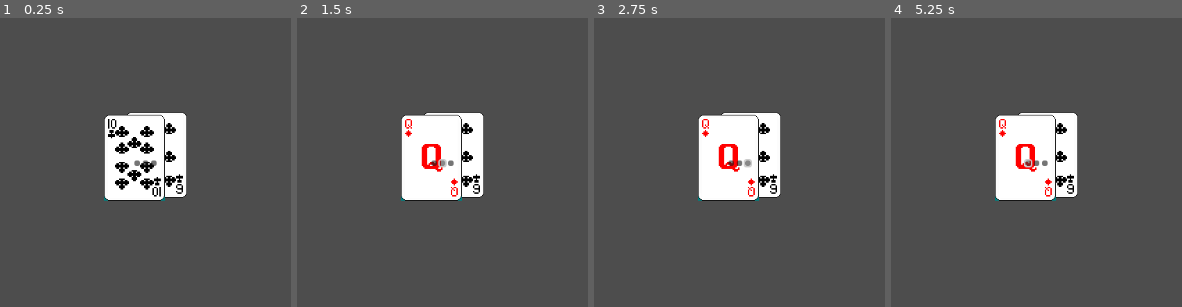
Above: before the commit, frames 1-4 (left to right).
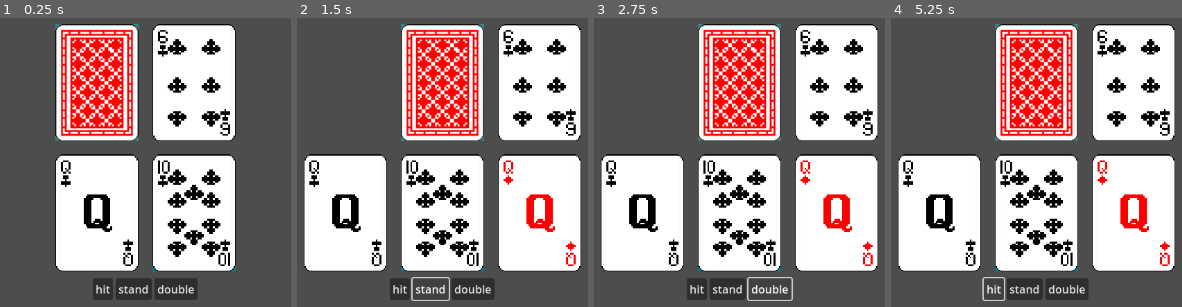
Above: after the commit, the same moments.

Repository: mehrad1w3/casino-clicker
Game: Godot game, scene res://scene/blackjack.tscn
The game is run twice, just before and just after one commit, with the same random seed, the same clock (stepped at 60 frames per second) and the same inputs. Before the commit the project starts from res://scene/main.tscn.
Inputs (mouse positions are in pixels of both pictures, inside the frame that each line leads up to; where the layout moved, square brackets give the same spot in the first picture):
- Up to frame 1 (0.25 s): no input
- Up to frame 2 (1.5 s): click (398, 289) [433, 162] at 0.5 s; click (430, 289) [442, 162] at 1.25 s
- Up to frame 3 (2.75 s): click (768, 289) [748, 162] at 2 s
- Up to frame 4 (5.25 s): click (992, 289) [1027, 162] at 2.75 s; click (1024, 289) [1036, 162] at 3.5 s; click (1065, 289) [1045, 162] at 4.25 s; click (992, 289) [1027, 162] at 5 s

The runs differ from the first frame. In frame 1, 48% of the frame differs, in the area x 18-82%, y 2-98%; in frame 2, 56%; in frame 3, 56%; in frame 4, 56%, in the area x 2-98%, y 2-98%.

Commit message:
Refactor and rename for blackjack and coinclicker scenes
Renamed and refactored scripts and scenes to separate blackjack and coinclicker logic. Moved coinclicker.gd to scripts/coinclicker.gd and updated references. Renamed node_2d.gd to blackjack.gd and main.tscn to blackjack.tscn, updating script and asset paths accordingly. Improved blackjack script with better card handling, UI updates, and code clarity.

Diff:
--- a/coinclicker.gd
+++ /dev/null
@@ -1,16 +0,0 @@
-extends Control
-
-var chips = 0
-
-
-func _ready() -> void:
-	chips = 0
-
-
-func _physics_process(delta: float) -> void:
-	$Label.text = "chips : " + str(chips)
-
-
-
-func _on_chipsbutten_pressed() -> void:
-	chips += 1
--- a/scene/main.tscn
+++ b/scene/blackjack.tscn
@@ -1,9 +1,9 @@
 [gd_scene load_steps=2 format=3 uid="uid://dy1mcwb01f4ac"]
 
-[ext_resource type="Script" uid="uid://bj36sufb103no" path="res://scripts/node_2d.gd" id="1_itxqv"]
+[ext_resource type="Script" uid="uid://bj36sufb103no" path="res://scripts/blackjack.gd" id="1_c2epf"]
 
 [node name="Node2D" type="Node2D"]
-script = ExtResource("1_itxqv")
+script = ExtResource("1_c2epf")
 
 [node name="CenterContainer" type="CenterContainer" parent="."]
 offset_right = 1152.0
@@ -24,6 +24,9 @@
 size_flags_horizontal = 8
 size_flags_vertical = 0
 
+[node name="MarginContainer" type="MarginContainer" parent="CenterContainer/VBoxContainer"]
+layout_mode = 2
+
 [node name="PlayerCards" type="HBoxContainer" parent="CenterContainer/VBoxContainer"]
 layout_mode = 2
 
@@ -32,9 +35,6 @@
 size_flags_horizontal = 0
 size_flags_vertical = 8
 
-[node name="Sprite2D" type="Sprite2D" parent="CenterContainer/VBoxContainer"]
-position = Vector2(-20, -20)
-
 [node name="buttons" type="HBoxContainer" parent="CenterContainer/VBoxContainer"]
 layout_mode = 2
 size_flags_horizontal = 4
@@ -42,12 +42,15 @@
 
 [node name="HitButton" type="Button" parent="CenterContainer/VBoxContainer/buttons"]
 layout_mode = 2
+text = "hit"
 
 [node name="StandButton" type="Button" parent="CenterContainer/VBoxContainer/buttons"]
 layout_mode = 2
+text = "stand"
 
 [node name="DoubleButton" type="Button" parent="CenterContainer/VBoxContainer/buttons"]
 layout_mode = 2
+text = "double"
 
 [connection signal="pressed" from="CenterContainer/VBoxContainer/buttons/HitButton" to="." method="_on_hit_button_pressed"]
 [connection signal="pressed" from="CenterContainer/VBoxContainer/buttons/StandButton" to="." method="_on_stand_button_pressed"]
--- a/scene/chips.tscn
+++ b/scene/chips.tscn
@@ -1,6 +1,6 @@
 [gd_scene load_steps=3 format=3 uid="uid://by84m7ft5sqev"]
 
-[ext_resource type="Script" uid="uid://bal5vg42mfhnc" path="res://coinclicker.gd" id="1_m63jn"]
+[ext_resource type="Script" uid="uid://bal5vg42mfhnc" path="res://scripts/coinclicker.gd" id="1_m63jn"]
 [ext_resource type="Texture2D" uid="uid://d2r8sji5xle0c" path="res://icon.svg" id="2_0rd3l"]
 
 [node name="mainclickbut" type="Control"]
--- a/scripts/node_2d.gd
+++ b/scripts/blackjack.gd
@@ -2,12 +2,12 @@
 
 enum GameState { PLAYER_TURN, DEALER_TURN, ROUND_OVER }
 var game_state = GameState.PLAYER_TURN
-var deck = []
-var player_hand = []
-var dealer_hand = []
-var player_total = 0
-var dealer_total = 0
-var bet_amount = 10
+var deck: Array = []
+var player_hand: Array = []
+var dealer_hand: Array = []
+var player_total: int = 0
+var dealer_total: int = 0
+var bet_amount: int = 10
 
 @onready var player_cards = $CenterContainer/VBoxContainer/PlayerCards
 @onready var dealer_cards = $CenterContainer/VBoxContainer/DealerCards
@@ -18,12 +18,13 @@
 
 	start_new_round()
 
-
 	$CenterContainer/VBoxContainer/buttons/HitButton.pressed.connect(_on_Hit_pressed)
 	$CenterContainer/VBoxContainer/buttons/StandButton.pressed.connect(_on_Stand_pressed)
 	$CenterContainer/VBoxContainer/buttons/DoubleButton.pressed.connect(_on_Double_pressed)
 
+
 func start_new_round():
+	print("Bet for this round:", bet_amount)
 	deck = generate_deck()
 	shuffle_deck()
 	player_hand.clear()
@@ -38,44 +39,53 @@
 
 	game_state = GameState.PLAYER_TURN
 
+	# Deal cards
 	deal_card_to_player()
-	deal_card_to_dealer(true)
+	deal_card_to_dealer(true) # hidden card
 	deal_card_to_player()
 	deal_card_to_dealer()
 
-func generate_deck():
+
+func generate_deck() -> Array:
 	var suits = ["♠","♥","♦","♣"]
 	var ranks = ["A","2","3","4","5","6","7","8","9","10","J","Q","K"]
-	var new_deck = []
+	var new_deck: Array = []
 	for s in suits:
 		for r in ranks:
 			new_deck.append({"rank": r, "suit": s})
 	return new_deck
 
+
 func shuffle_deck():
 	deck.shuffle()
 
+
 func deal_card_to_player():
+	if deck.is_empty(): return
 	var card = deck.pop_front()
 	player_hand.append(card)
 	update_totals()
-	show_card(card, player_cards)
+	show_card(card, player_cards, false)
 
-func deal_card_to_dealer(hidden=false):
+
+func deal_card_to_dealer(hidden := false):
+	if deck.is_empty(): return
 	var card = deck.pop_front()
 	dealer_hand.append(card)
 	update_totals()
 	show_card(card, dealer_cards, hidden)
 
+
 func update_totals():
 	player_total = calculate_total(player_hand)
 	dealer_total = calculate_total(dealer_hand)
 
-func calculate_total(hand):
+
+func calculate_total(hand: Array) -> int:
 	var total = 0
 	var aces = 0
 	for card in hand:
-		var rank = card.rank
+		var rank = card["rank"]
 		if rank in ["J","Q","K"]:
 			total += 10
 		elif rank == "A":
@@ -87,33 +97,61 @@
 		total -= 10
 		aces -= 1
 	return total
-var CardScene = preload("res://scene/back.tscn")
-func show_card(card: Dictionary, container: HBoxContainer, hidden=false):
-	var sprite = CardScene.instantiate()  # new card from Scene
-	var path = ""
 
+
+func show_card(card: Dictionary, container: HBoxContainer, hidden := false):
+	var tex_rect = TextureRect.new()
+	tex_rect.expand = true
+	tex_rect.stretch_mode = TextureRect.STRETCH_KEEP_ASPECT_CENTERED
+	tex_rect.custom_minimum_size = Vector2(120, 180)  # fixed/control size in the HBox
+
+	var path: String = ""
 	if hidden:
 		path = "res://assets/back.png"
 	else:
-		var rank = str(card.rank)
-		var suit = ""
-		match card.suit:
-			"♠": suit = "spades"
-			"♥": suit = "hearts"
-			"♦": suit = "diamonds"
-			"♣": suit = "clubs"
-		path = "res://assets/card_%s_%s.png" % [rank, suit]
+		var rank = str(card["rank"])
+		var suit_name = ""
+		if card["suit"] == "♠":
+			suit_name = "spades"
+		elif card["suit"] == "♥":
+			suit_name = "hearts"
+		elif card["suit"] == "♦":
+			suit_name = "diamonds"
+		elif card["suit"] == "♣":
+			suit_name = "clubs"
+		path = "res://assets/card_%s_%s.png" % [rank, suit_name]
 
 	if ResourceLoader.exists(path):
 		var tex = ResourceLoader.load(path)
 		if tex is Texture2D:
-			sprite.texture = tex
-			sprite.centered = true
-			sprite.scale = Vector2(0.1, 0.1)   #cards scale
+			tex_rect.texture = tex
 	else:
-		print("not found :", path)
+		print("❌ Card image not found:", path)
 
-	container.add_child(sprite)
+	# Add to the HBoxContainer — TextureRect is a Control, so HBox will lay them out side-by-side
+	container.add_child(tex_rect)
+
+
+func reveal_dealer_hidden_card():
+	if dealer_cards.get_child_count() > 0:
+		var tex_rect = dealer_cards.get_child(0) as TextureRect
+		if tex_rect and dealer_hand.size() > 0:
+			var first_card = dealer_hand[0]
+			var rank = str(first_card["rank"])
+			var suit_name = ""
+
+			if first_card["suit"] == "♠":
+				suit_name = "spades"
+			elif first_card["suit"] == "♥":
+				suit_name = "hearts"
+			elif first_card["suit"] == "♦":
+				suit_name = "diamonds"
+			elif first_card["suit"] == "♣":
+				suit_name = "clubs"
+
+			var path = "res://assets/card_%s_%s.png" % [rank, suit_name]
+			if ResourceLoader.exists(path):
+				tex_rect.texture = load(path)
 
 
 func _on_Hit_pressed():
@@ -122,10 +160,12 @@
 		if player_total > 21:
 			end_round()
 
+
 func _on_Stand_pressed():
 	if game_state == GameState.PLAYER_TURN:
 		game_state = GameState.DEALER_TURN
 		dealer_play()
+
 
 func _on_Double_pressed():
 	if game_state == GameState.PLAYER_TURN:
@@ -137,35 +177,23 @@
 		else:
 			end_round()
 
+
 func dealer_play():
-	if dealer_cards.get_child_count() > 0:
-		var sprite = dealer_cards.get_child(0) as Sprite2D
-		if sprite:
-			var first_card = dealer_hand[0]
-			var rank = str(first_card.rank)
-			var suit = ""
-			match first_card.suit:
-				"♠": suit = "spades"
-				"♥": suit = "hearts"
-				"♦": suit = "diamonds"
-				"♣": suit = "clubs"
-			var path = "res://assets/card_%s_%s.png" % [rank, suit]
-			if ResourceLoader.exists(path):
-				sprite.texture = load(path)
-
+	reveal_dealer_hidden_card()
 
 	while dealer_total < 17:
 		deal_card_to_dealer()
+
 	end_round()
 
 
 func end_round():
 	game_state = GameState.ROUND_OVER
 	if player_total > 21:
-		print("player busted ")
+		print("❌ Player busted")
 	elif dealer_total > 21 or player_total > dealer_total:
-		print("Player wins")
+		print("✅ Player wins")
 	elif player_total == dealer_total:
-		print("tie")
+		print("➖ Tie")
 	else:
-		print("dealer win")
+		print("🏆 Dealer wins")
--- /dev/null
+++ b/scripts/coinclicker.gd
@@ -0,0 +1,23 @@
+extends Control
+
+var chips: int = 0
+
+@onready var label = $Label
+
+func _ready() -> void:
+	chips = 0
+	label.text = "Chips: " + str(chips)
+
+func _physics_process(_delta: float) -> void:
+	label.text = "Chips: " + str(chips)
+
+func _on_chipsbutten_pressed() -> void:
+	chips += 1
+
+func _on_StartBlackjack_pressed() -> void:
+
+	var blackjack = get_node("res://scene/main.tscn")
+	if blackjack:
+		blackjack.bet_amount = chips
+		blackjack.start_new_round()
+		chips = 0  # reset chips after betting
Empty file removed: node_2d.gd
Not shown, removed: node_2d.gd.uid
Renamed: scripts/node_2d.gd.uid -> scripts/blackjack.gd.uid
Renamed: coinclicker.gd.uid -> scripts/coinclicker.gd.uid
